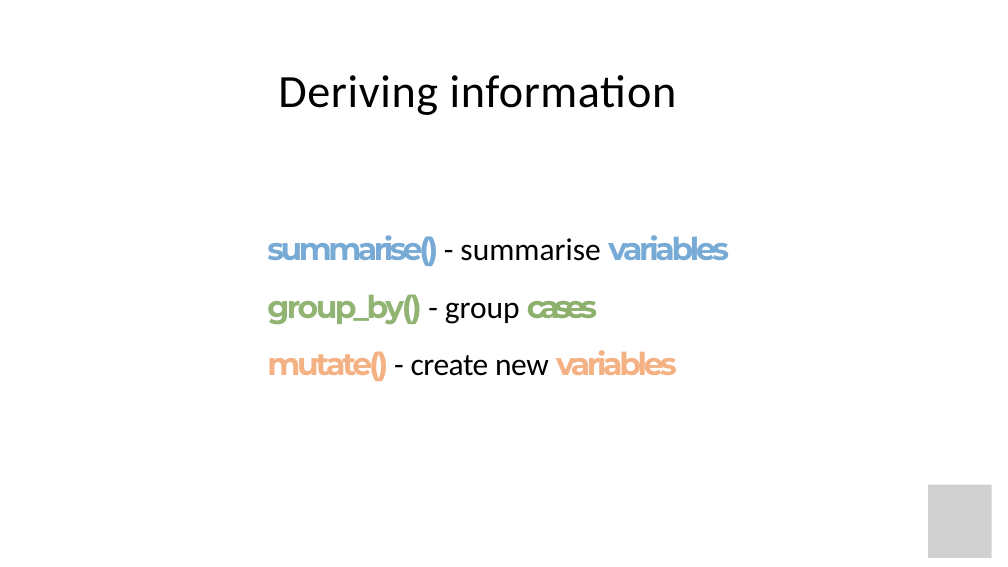
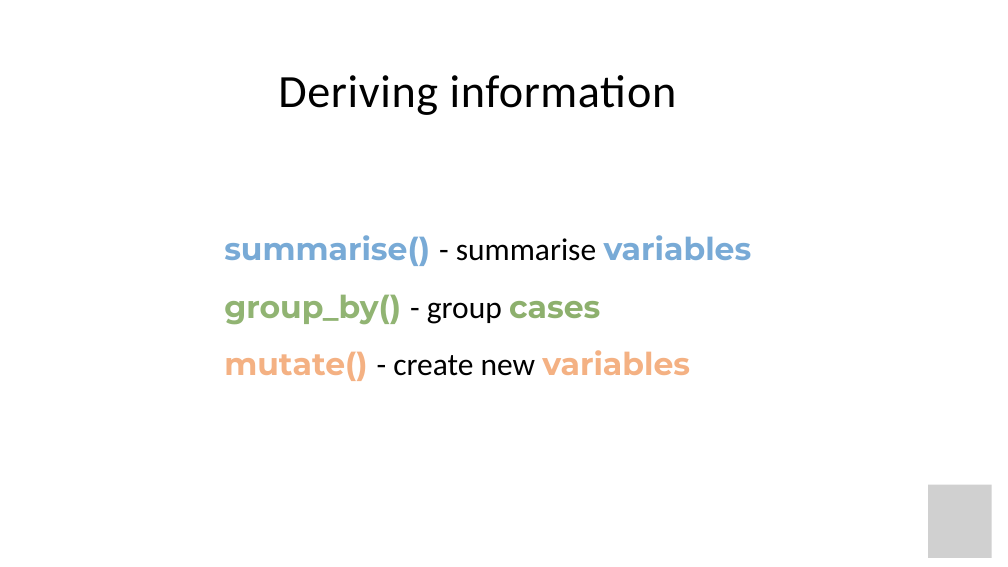
Before and after one commit to Ahmedbargheet/R-for-beginners_UiT, a slide deck: slide 10 of R_workshop_3.ppt. Drawn at 1008x567 pixels with LibreOffice and Linux fonts; fonts in the diff are those of the drawing; grey boxes stand for pictures. Boxes give left, top, right and bottom in pixels: in the first picture for what was removed or moved away, otherwise in the second. Text is boxed around its words. In the diff, an @@ line names an element or a change of style, - is before the commit and + after.

```diff
--- a/R_workshop_3.ppt
+++ b/R_workshop_3.ppt
@@ text "summarise() - summarise variables": place and size @@
-text "summarise() - summarise variables" at (267, 235, 729, 381)
+text "summarise() - summarise variables" at (224, 235, 752, 381)
@@ text "summarise() - summarise variables" at (224, 235, 752, 381): letter spacing -3.3 to 0 pt in "summarise()"; letter spacing -0.2 to 0 pt in "-", "-", "-"; letter spacing -3.2 to 0 pt in "variables", "variables"; letter spacing -2.4 to 0 pt in "group_by()"; letter spacing -5 to 0 pt in "cases"; letter spacing -3 to 0 pt in "mutate()"; letter spacing -0.5 to 0 pt in "create"; letter spacing -0.3 to 0 pt in "new" @@
```
Also in this commit, not shown: 9 other slides changed, 2 slides added, 2 other files.
